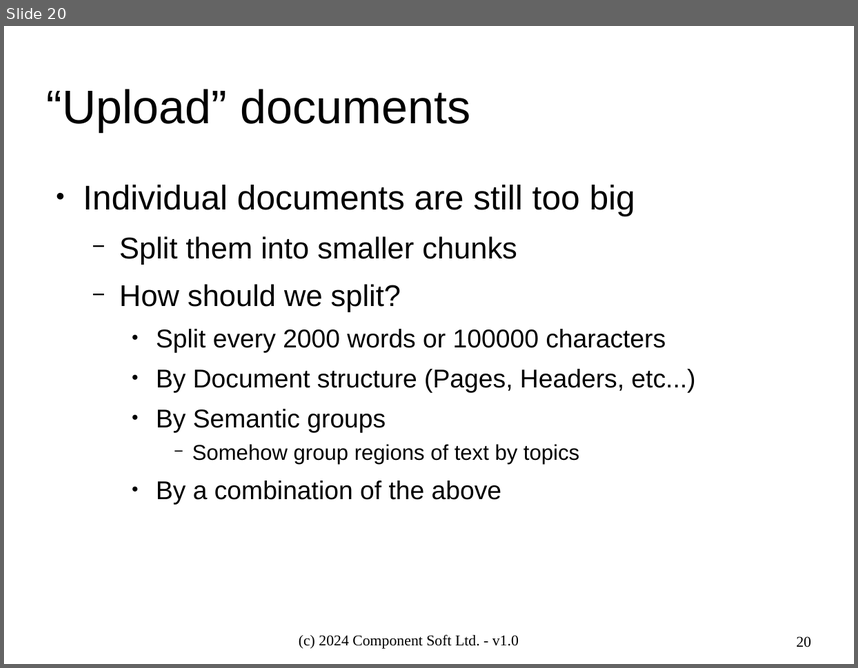
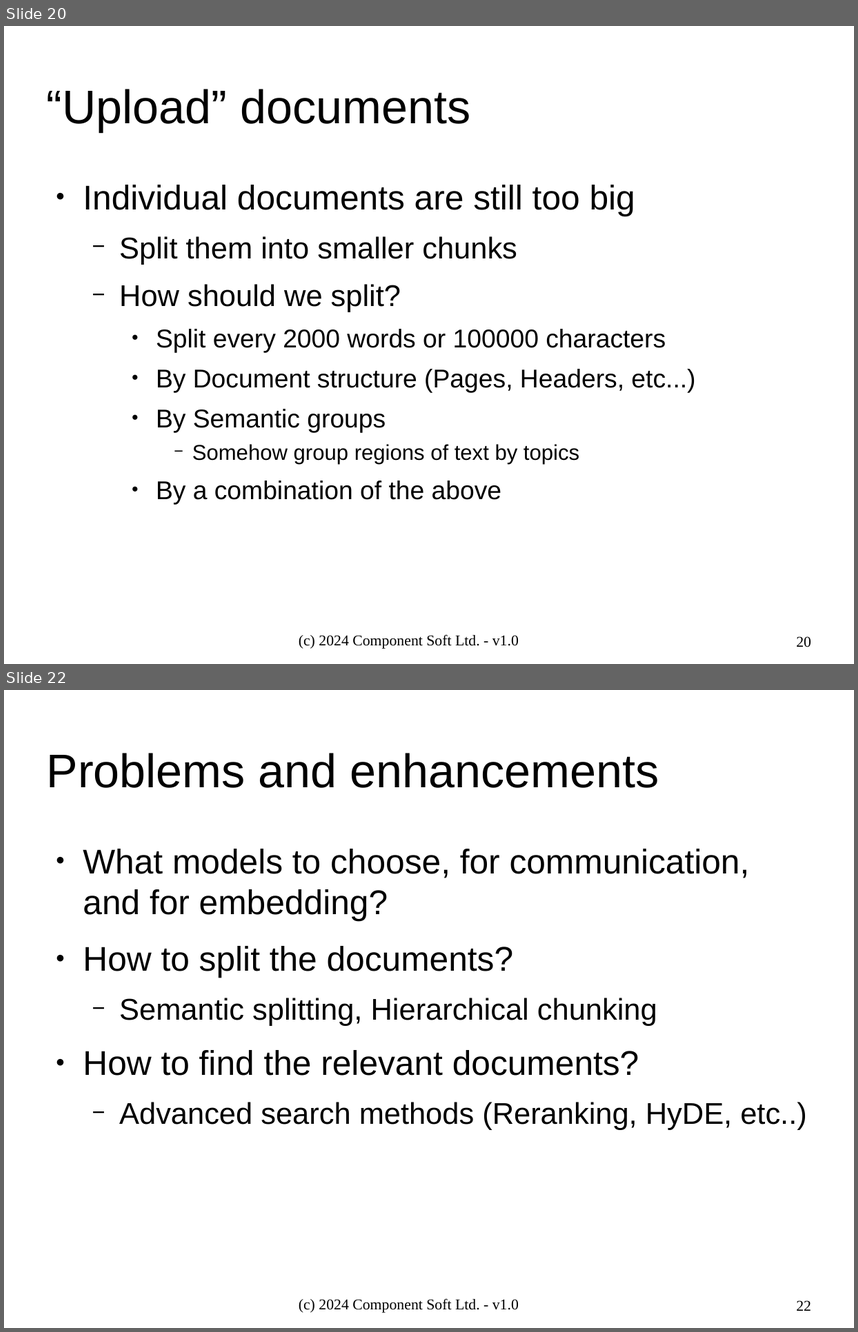
Before and after one commit to ComponentSoftTeam/intro-to-rag-systems, a slide deck: rag-intro.odp. Shown one above the other, each under a label of ours: slide 20 before the commit, slides 20 and 22 after it; the slides between them are not shown. The pictures are 858x668 and 858x1332 pixels, drawn with LibreOffice and Linux fonts; fonts in the diff are those of the drawing; background and template pictures are left out. Boxes give left, top, right and bottom in pixels: in the first picture for what was removed or moved away, otherwise in the second. Text is boxed around its words. In the diff, an @@ line names an element or a change of style, - is before the commit and + after.

```diff
--- a/rag-intro.odp
+++ b/rag-intro.odp
@@ slide 22 added at [4, 690, 854, 1328], background #FFFFFF @@
@@ title added at [47, 753, 660, 788], 44 pt, text #000000 @@
+Problems and enhancements
@@ text added at [83, 849, 806, 1130], 32 pt, text #000000 @@
+● What models to choose, for communication, and for embedding?
+● How to split the documents?
+  − Semantic splitting, Hierarchical chunking
+● How to find the relevant documents?
+  − Advanced search methods (Reranking, HyDE, etc..)
@@ text added at [299, 1299, 519, 1313], 14 pt, text #000000 @@
+(c) 2024 Component Soft Ltd. - v1.0
@@ page number added at [796, 1301, 811, 1311], 14 pt, text #000000 @@
+22
```
Also in this commit, not shown: 5 slides changed, 2 slides removed, 1 other file.
